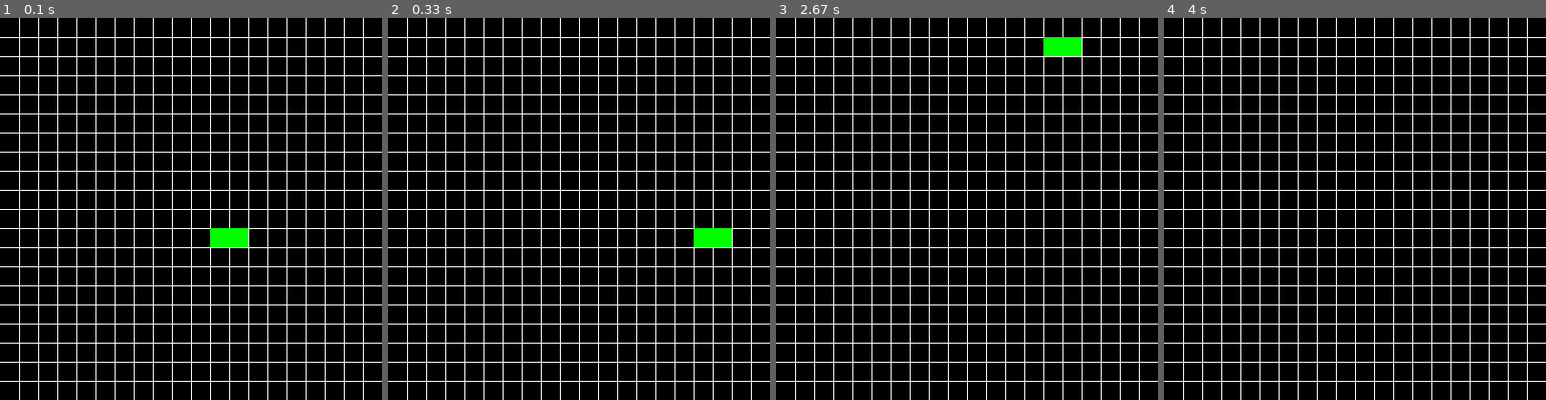
Above: before the commit, frames 1-4 (left to right).
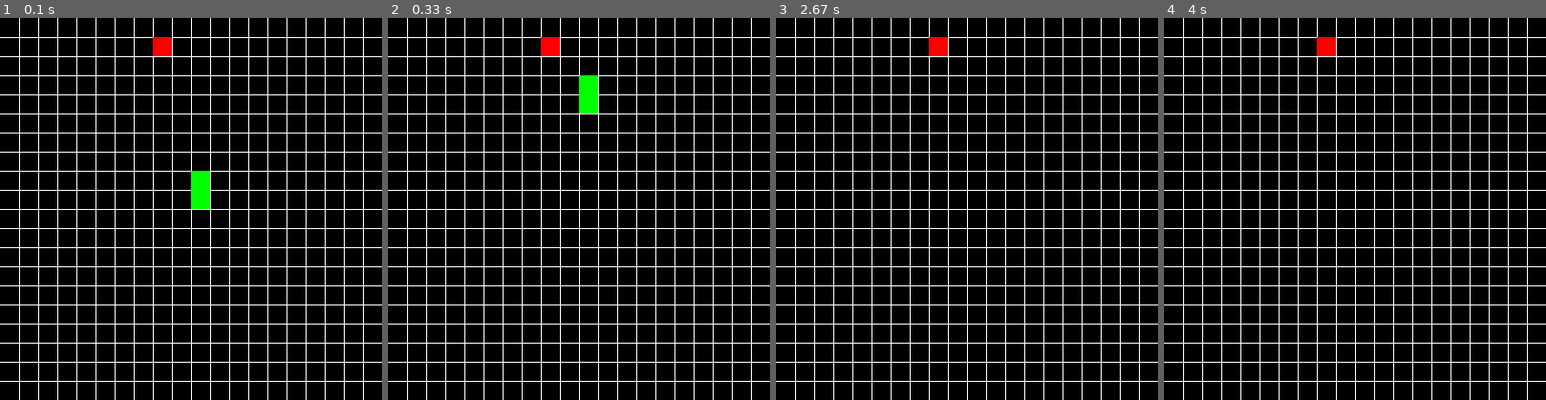
Above: after the commit, the same moments.

Repository: bogdns/bin_project
Game: pygame game, started from game.py
Two runs of this game, one before a commit and one after it. Both use one fixed random seed, a clock stepped at 60 frames per second and the inputs below.
Inputs:
- Up to frame 1 (0.1 s): no input
- Up to frame 2 (0.33 s): no input
- Up to frame 3 (2.67 s): hold Right 0.33-0.8 s; hold Up 0.83-1.13 s; hold Left 1.67-2.2 s; hold Down 2.23-2.53 s; hold Left from 2.57 s (still down)
- Up to frame 4 (4 s): release Left at 2.97 s

The runs differ from the first frame. In frame 1, 1.2% of the frame differs, in the area x 40-65%, y 5-60%; in frame 2, 1.2%; in frame 3, 0.8%; in frame 4, 0.2%.

Commit message:
big update

Diff:
--- a/bogdan_project/food.py
+++ b/bogdan_project/food.py
@@ -1,5 +1,5 @@
-from random import randint
-from setting import *
+from random import choice
+from bogdan_project.setting import *
 import pygame as pg
 
 
@@ -8,26 +8,41 @@
         self.pos = (0, 0)  # init pos of a food
         self.distanceBetween = WIDTH // ROWS
         self.screen = window
+        self.free_cells = set()  # cells which are free to place food
+        for i in range(ROWS):
+            for j in range(ROWS):
+                self.free_cells.add((i, j))
+        self.free_cells.remove((ROWS // 2, ROWS // 2))
+        self.free_cells.remove((ROWS // 2, ROWS // 2 - 1))
+        self.cords = self.calculate_pos(self.free_cells)
+        self.free_cells.add((ROWS // 2, ROWS // 2))
+        self.free_cells.add((ROWS // 2, ROWS // 2 - 1))
+        self.ate = 0
 
     def calculate_pos(self, snake_pos):
-        pass
         """
         calculates position of a food
         """
+        return choice(list(self.free_cells & set(snake_pos)))  # return position. cortege
 
-        return cords  # return position. cortege
-
-    def draw_food(self, snake_pos):
+    def draw_food(self):
         """
         spawns like cells of the snake
         """
-        pg.draw.rect(self.screen, (0, 255, 0),
-                     (self.calculate_pos(snake_pos), self.distanceBetween, self.distanceBetween))
+        pg.draw.rect(self.screen, (255, 0, 0),
+                     (self.cords[0] * self.distanceBetween,
+                      self.cords[1] * self.distanceBetween,
+                      self.distanceBetween,
+                      self.distanceBetween))
 
     def update(self, snake_pos):
         """
         spawns food with library randint
         gets deque with positions of the snake and returns pos of the food
         """
-        self.draw_food(snake_pos)
+        self.ate = 0
+        if snake_pos[-1] == self.cords:  # поедание еды
+            self.cords = self.calculate_pos(snake_pos)
+            self.ate = 1
+        self.draw_food()
         # TODO
--- a/bogdan_project/game.py
+++ b/bogdan_project/game.py
@@ -1,31 +1,6 @@
-import pygame
+from bogdan_project.window import *
+import pygame as pg
 
-pygame.init()
-window = pygame.display.set_mode((1200, 1040))
-pygame.display.set_caption("Snail the game")
-
-x = 50
-y = 60
-width = 50
-height = 60
-speed = 5
-
-run = True
-
-while run:
-    pygame.time.delay(100)
-
-    for event in pygame.event.get():
-        if event.type == pygame.QUIT:
-            run = False
-    keys = pygame.key.get_pressed()
-    if keys[pygame.K_LEFT]:
-        x -= speed
-    if keys[pygame.K_RIGHT]:
-        x += speed
-
-
-    pygame.draw.rect(window, (0, 0, 255), (x, y, width, height))
-    pygame.display.update()
-
-pygame.quit()
+pg.init()
+window = Window()
+window.update()
--- a/bogdan_project/game_test_3.py
+++ b/bogdan_project/game_test_3.py
@@ -1,13 +1,27 @@
-class Line:
-    def __init__(self):
-        self.a = 123
-
-    def draw(self,h):
-        print(self.a,h)
-
-
-class Point:
-    def __init__(self):
-        self.b = 321
-
-s=Point()
+# class Line:
+#     def __init__(self):
+#         self.a = 123
+#
+#     def draw(self,h):
+#         print(self.a,h)
+#
+#
+# class Point:
+#     def __init__(self):
+#         self.b = 321
+#
+# s=Point()
+# from random import choice
+# ROWS=5
+# free_cells=set()
+# for i in range(ROWS):
+#     for j in range(ROWS):
+#         free_cells.add((i, j))
+# print(choice(list(free_cells)))
+from collections import deque
+a=deque()
+a.append(1)
+a.append(2)
+a.append(3)
+a=set(a)
+print(a)
--- a/bogdan_project/setting.py
+++ b/bogdan_project/setting.py
@@ -1,2 +1,3 @@
 # There is setting for game
-RESOLUTION=(WIDTH, HEIGHT)=(600,600)
+RESOLUTION = (WIDTH, HEIGHT) = (400, 400)  # resolution
+ROWS = 20  # number of horizontal / vertical lines
--- a/bogdan_project/snake.py
+++ b/bogdan_project/snake.py
@@ -1,24 +1,46 @@
 from collections import deque
-from setting import ROWS
+from bogdan_project.setting import *
+import pygame as pg
 
 
 class Snake:
-    class Snake:
-        def __init__(self):
-            """
-            direction: top - 1, down - 2, right - 3, left - 4
-            """
-            self.direction = 1
-            self.pos = deque()  # positions of the snake(what cells is it on)
-            self.pos.append((ROWS // 2, ROWS // 2))  # places head of the snake in the center
+    def __init__(self, window):
+        self.window = window
+        self.directionX = 0
+        self.directionY = -1
+        self.pos = deque()  # positions of the snake(what cells is it on)
+        self.distanceBetween = WIDTH // ROWS
+        self.pos.append((ROWS // 2, ROWS // 2))  # places head of the snake in the center
+        self.pos.append((ROWS // 2, ROWS // 2 - 1))  # places body of the snake in the center
+        self.tail = self.pos[0]
 
-        def draw_green_cell(self, cords):
-            pass
+    def draw_green_cell(self, cords):
+        pg.draw.rect(self.window, (0, 255, 0), (*cords,
+                                                self.distanceBetween,
+                                                self.distanceBetween))
 
-        def draw_snake(self):
-            pass
+    def update(self, ate):
+        key = pg.key.get_pressed()
+        if key[pg.K_RIGHT]:
+            self.directionX = 1
+            self.directionY = 0
+        if key[pg.K_LEFT]:
+            self.directionX = -1
+            self.directionY = 0
+        if key[pg.K_UP]:
+            self.directionX = 0
+            self.directionY = -1
+        if key[pg.K_DOWN]:
+            self.directionX = 0
+            self.directionY = 1
+        if ate:
+            self.pos.appendleft(self.tail)
+        self.pos.append((self.pos[-1][0] + self.directionX,
+                         self.pos[-1][1] + self.directionY))
+        self.tail = self.pos.popleft()
 
-        def update(self):
-            """
-            moves snake
-            """
+        for cords in self.pos:
+            x = cords[0]
+            y = cords[1]
+            self.draw_green_cell((x * self.distanceBetween,
+                                  y * self.distanceBetween))
--- a/bogdan_project/window.py
+++ b/bogdan_project/window.py
@@ -1,18 +1,38 @@
-import setting
-import pygame as pg
+from bogdan_project.snake import *
+from bogdan_project.food import *
+import sys
 
 
 class Window:
     def __init__(self):
-        pg.init()
-        pg.display.set_caption("SNAKE")
-        ico = pg.image.load("snake.png")
-        pg.display.set_icon(ico)
-        self.screen = pg.display.set_mode((setting.WIDTH, setting.HEIGHT))
+        pg.display.set_caption("Snake the game")
+        icon = pg.image.load("snake.png")
+        pg.display.set_icon(icon)
+        self.window = pg.display.set_mode((WIDTH, HEIGHT))
+        self.distanceBetween = WIDTH // ROWS
+        self.snake = Snake(self.window)
+        self.food = Food(self.window)
 
-    def create_matrix(self):
-        pass
+    def draw_matrix(self):
+        matrix_x = 0
+        matrix_y = 0
+        for i in range(ROWS):
+            matrix_x += self.distanceBetween
+            matrix_y += self.distanceBetween
+            pg.draw.line(self.window, (255, 255, 255), (matrix_x, 0), (matrix_y, HEIGHT))
+            pg.draw.line(self.window, (255, 255, 255), (0, matrix_y), (WIDTH, matrix_y))
 
     def update(self):
-        self.create_matrix()
-        # TODO
+        run = True
+        while run:
+            pg.time.delay(50)
+            self.window.fill((0, 0, 0))
+            self.draw_matrix()
+            self.snake.update(self.food.ate)
+            self.food.update(self.snake.pos)
+
+            for event in pg.event.get():
+                if event.type == pg.QUIT:
+                    sys.exit(0)
+
+            pg.display.update()
--- a/food.py
+++ b/food.py
@@ -1,5 +1,5 @@
-from random import randint
-from setting import *
+from random import choice
+from bogdan_project.setting import *
 import pygame as pg
 
 
@@ -8,26 +8,41 @@
         self.pos = (0, 0)  # init pos of a food
         self.distanceBetween = WIDTH // ROWS
         self.screen = window
+        self.free_cells = set()  # cells which are free to place food
+        for i in range(ROWS):
+            for j in range(ROWS):
+                self.free_cells.add((i, j))
+        self.free_cells.remove((ROWS // 2, ROWS // 2))
+        self.free_cells.remove((ROWS // 2, ROWS // 2 - 1))
+        self.cords = self.calculate_pos(self.free_cells)
+        self.free_cells.add((ROWS // 2, ROWS // 2))
+        self.free_cells.add((ROWS // 2, ROWS // 2 - 1))
+        self.ate = 0
 
     def calculate_pos(self, snake_pos):
-        pass
         """
         calculates position of a food
         """
+        return choice(list(self.free_cells & set(snake_pos)))  # return position. cortege
 
-        return cords  # return position. cortege
-
-    def draw_food(self, snake_pos):
+    def draw_food(self):
         """
         spawns like cells of the snake
         """
-        pg.draw.rect(self.screen, (0, 255, 0),
-                     (self.calculate_pos(snake_pos), self.distanceBetween, self.distanceBetween))
+        pg.draw.rect(self.screen, (255, 0, 0),
+                     (self.cords[0] * self.distanceBetween,
+                      self.cords[1] * self.distanceBetween,
+                      self.distanceBetween,
+                      self.distanceBetween))
 
     def update(self, snake_pos):
         """
         spawns food with library randint
         gets deque with positions of the snake and returns pos of the food
         """
-        self.draw_food(snake_pos)
+        self.ate = 0
+        if snake_pos[-1] == self.cords:  # поедание еды
+            self.cords = self.calculate_pos(snake_pos)
+            self.ate = 1
+        self.draw_food()
         # TODO
--- a/game.py
+++ b/game.py
@@ -1,4 +1,4 @@
-from window import *
+from bogdan_project.window import *
 import pygame as pg
 
 pg.init()
--- a/snake.py
+++ b/snake.py
@@ -1,22 +1,25 @@
 from collections import deque
-from setting import *
+from bogdan_project.setting import *
 import pygame as pg
 
 
 class Snake:
     def __init__(self, window):
         self.window = window
-        self.directionX = 1
-        self.directionY = 0
+        self.directionX = 0
+        self.directionY = -1
         self.pos = deque()  # positions of the snake(what cells is it on)
         self.distanceBetween = WIDTH // ROWS
         self.pos.append((ROWS // 2, ROWS // 2))  # places head of the snake in the center
-        self.pos.append((ROWS // 2 + 1, ROWS // 2 + 1))  # places body of the snake in the center
+        self.pos.append((ROWS // 2, ROWS // 2 - 1))  # places body of the snake in the center
+        self.tail = self.pos[0]
 
     def draw_green_cell(self, cords):
-        pg.draw.rect(self.window, (0, 255, 0), (*cords, self.distanceBetween, self.distanceBetween))
+        pg.draw.rect(self.window, (0, 255, 0), (*cords,
+                                                self.distanceBetween,
+                                                self.distanceBetween))
 
-    def update(self):
+    def update(self, ate):
         key = pg.key.get_pressed()
         if key[pg.K_RIGHT]:
             self.directionX = 1
@@ -25,17 +28,19 @@
             self.directionX = -1
             self.directionY = 0
         if key[pg.K_UP]:
+            self.directionX = 0
             self.directionY = -1
+        if key[pg.K_DOWN]:
             self.directionX = 0
-        if key[pg.K_DOWN]:
             self.directionY = 1
-            self.directionX = 0
-
+        if ate:
+            self.pos.appendleft(self.tail)
         self.pos.append((self.pos[-1][0] + self.directionX,
                          self.pos[-1][1] + self.directionY))
-        self.pos.popleft()
+        self.tail = self.pos.popleft()
 
         for cords in self.pos:
             x = cords[0]
             y = cords[1]
-            self.draw_green_cell((x * self.distanceBetween, y * self.distanceBetween))
+            self.draw_green_cell((x * self.distanceBetween,
+                                  y * self.distanceBetween))
--- a/window.py
+++ b/window.py
@@ -1,4 +1,6 @@
-from snake import *
+from bogdan_project.snake import *
+from bogdan_project.food import *
+import sys
 
 
 class Window:
@@ -9,15 +11,16 @@
         self.window = pg.display.set_mode((WIDTH, HEIGHT))
         self.distanceBetween = WIDTH // ROWS
         self.snake = Snake(self.window)
+        self.food = Food(self.window)
 
     def draw_matrix(self):
-        matrixX = 0
-        matrixY = 0
+        matrix_x = 0
+        matrix_y = 0
         for i in range(ROWS):
-            matrixX += self.distanceBetween
-            matrixY += self.distanceBetween
-            pg.draw.line(self.window, (255, 255, 255), (matrixX, 0), (matrixY, HEIGHT))
-            pg.draw.line(self.window, (255, 255, 255), (0, matrixY), (WIDTH, matrixY))
+            matrix_x += self.distanceBetween
+            matrix_y += self.distanceBetween
+            pg.draw.line(self.window, (255, 255, 255), (matrix_x, 0), (matrix_y, HEIGHT))
+            pg.draw.line(self.window, (255, 255, 255), (0, matrix_y), (WIDTH, matrix_y))
 
     def update(self):
         run = True
@@ -25,10 +28,11 @@
             pg.time.delay(50)
             self.window.fill((0, 0, 0))
             self.draw_matrix()
-            self.snake.update()
+            self.snake.update(self.food.ate)
+            self.food.update(self.snake.pos)
 
             for event in pg.event.get():
                 if event.type == pg.QUIT:
-                    run = False
+                    sys.exit(0)
 
             pg.display.update()
